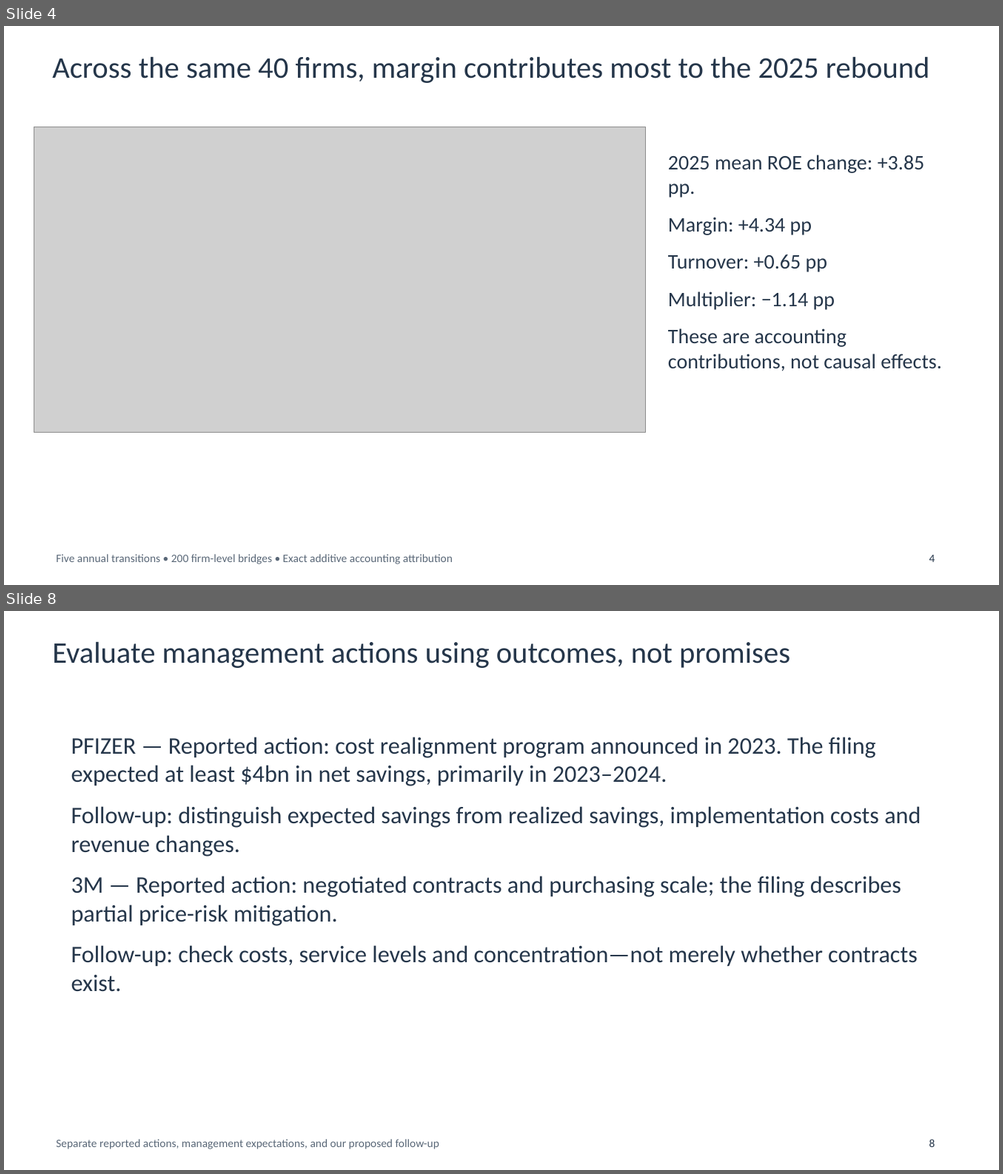
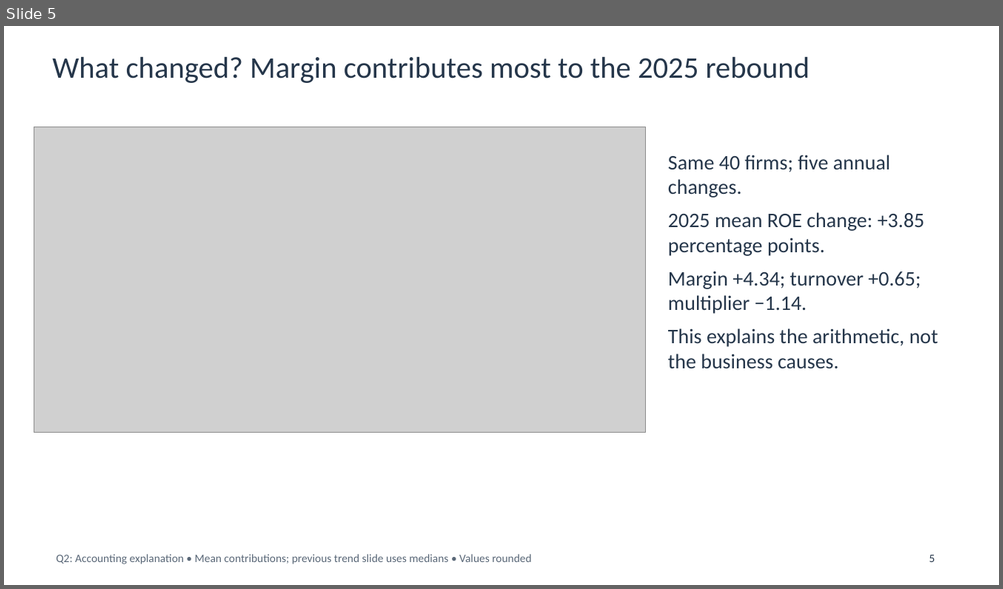
Before and after one commit to chocojawns/DA401, a slide deck: presentations/homework5_team/Homework5_Team_10_Slides.pptx. Shown one above the other, each under a label of ours: slides 4 and 8 before the commit, slide 5 after it; the slides between them are not shown. The pictures are 1003x1174 and 1003x589 pixels, drawn with LibreOffice and Linux fonts; fonts in the diff are those of the drawing; grey boxes stand for pictures. Boxes give left, top, right and bottom in pixels: in the first picture for what was removed or moved away, otherwise in the second. Text is boxed around its words. In the diff, an @@ line names an element or a change of style, - is before the commit and + after.

```diff
--- a/presentations/homework5_team/Homework5_Team_10_Slides.pptx
+++ b/presentations/homework5_team/Homework5_Team_10_Slides.pptx
@@ slide 8 removed at [4, 611, 999, 1170], background #FFFFFF @@
@@ text removed at [52, 641, 790, 668] @@
-Evaluate management actions using outcomes, not promises
@@ text removed at [71, 737, 920, 992] @@
-PFIZER — Reported action: cost realignment program announced in 2023. The filing expected at least $4bn in net savings, primarily in 2023–2024.
-Follow-up: distinguish expected savings from realized savings, implementation costs and revenue changes.
-3M — Reported action: negotiated contracts and purchasing scale; the filing describes partial price-risk mitigation.
-Follow-up: check costs, service levels and concentration—not merely whether contracts exist.
@@ text removed at [56, 1139, 439, 1150] @@
-Separate reported actions, management expectations, and our proposed follow-up
@@ text removed at [929, 1139, 935, 1147] @@
-8
@@ what was slide 4 is now slide 5 @@
@@ slide 5 changed as well @@
@@ text at [52, 56, 810, 83]: text changed @@
-Across the same 40 firms, margin contributes most to the 2025 rebound
+What changed? Margin contributes most to the 2025 rebound
@@ text at [668, 155, 938, 369]: text changed @@
-2025 mean ROE change: +3.85 pp.
-Margin: +4.34 pp
-Turnover: +0.65 pp
-Multiplier: −1.14 pp
-These are accounting contributions, not causal effects.
+Same 40 firms; five annual changes.
+2025 mean ROE change: +3.85 percentage points.
+Margin +4.34; turnover +0.65; multiplier −1.14.
+This explains the arithmetic, not the business causes.
@@ text at [56, 554, 531, 565]: text changed @@
-Five annual transitions • 200 firm-level bridges • Exact additive accounting attribution
+Q2: Accounting explanation • Mean contributions; previous trend slide uses medians • Values rounded
@@ text at [929, 555, 935, 562]: text changed @@
-4
+5
```
Also in this commit, not shown: 4 other slides changed, 5 slides added, 4 other slides removed, 2 other files.
